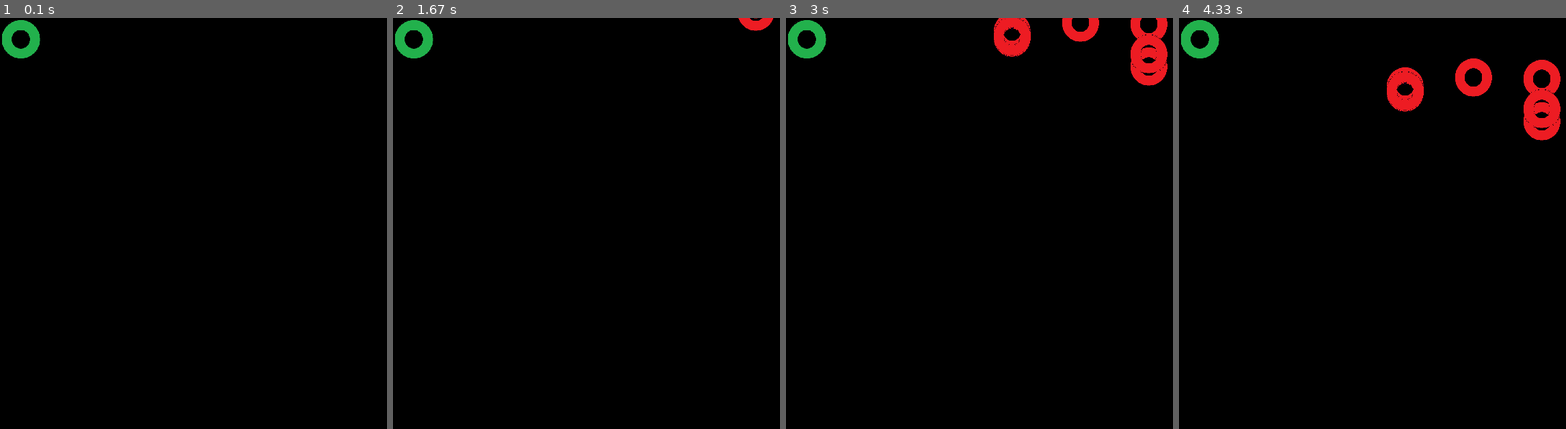
Above: before the commit, frames 1-4 (left to right).
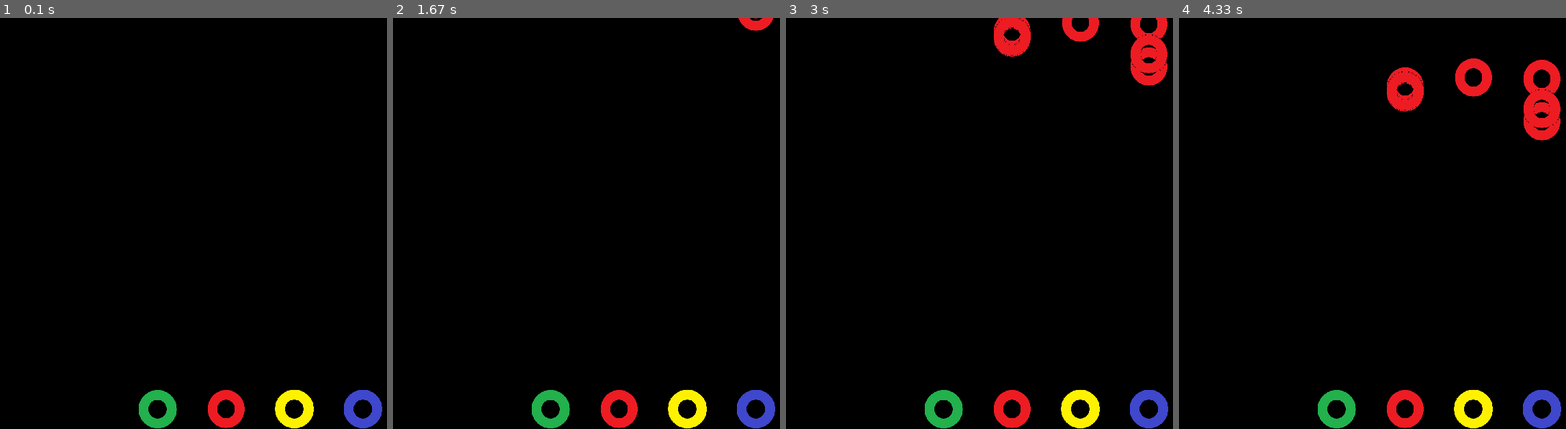
Above: after the commit, the same moments.

Repository: romulofff/gym-hero
Game: pygame game, started from src/game.py
Same seed, same stepped clock (60 frames per second), same inputs: the game is played once before the commit and once after it.
Inputs:
- Up to frame 1 (0.1 s): no input
- Up to frame 2 (1.67 s): no input
- Up to frame 3 (3 s): no input
- Up to frame 4 (4.33 s): no input

The runs differ from the first frame. In frame 1, 2.8% of the frame differs, in the area x 0-99%, y 0-100%; in frame 2, 2.8%; in frame 3, 2.8%; in frame 4, 2.8%.

Commit message:
Creating Frets

Diff:
--- a/src/game.py
+++ b/src/game.py
@@ -23,16 +23,35 @@
         super().__init__()
 
         self.image = img
-        self.image.set_colorkey((0,0,0))
+        self.image.set_colorkey((0, 0, 0))
         self.image = pygame.transform.scale(self.image, (60, 60))
         self.rect = self.image.get_rect()
         # print(self.rect)
 
     def update(self):
         self.rect.y += 1
-        if self.rect.y > screen_height:
-            print("KILLING")
+        if self.rect.y > screen_height + 60:
             self.kill()
+
+
+class Fret(pygame.sprite.Sprite):
+    def __init__(self, img, imgX, imgY, color):
+        super().__init__()
+
+        self.image = img
+        self.image.set_colorkey((0, 0, 0))
+        self.image = pygame.transform.scale(self.image, (60, 60))
+        self.rect = self.image.get_rect()
+        self.rect.y = 540
+        if color.lower() == 'green':
+            self.rect.x = 200
+        if color.lower() == 'red':
+            self.rect.x = 300
+        if color.lower() == 'yellow':
+            self.rect.x = 400
+        if color.lower() == 'blue':
+            self.rect.x = 500
+
 
 pygame.init()
 screen_width = 800
@@ -62,8 +81,26 @@
 # GreenFret
 greenImg = pygame.image.load(
     path.join('..', 'assets', 'greenbutton.png')).convert()
-redFret = Note(greenImg, 100, 400)
+greenFret = Fret(greenImg, 100, 400, 'green')
+all_sprites_list.add(greenFret)
+
+# RedFret
+redImg = pygame.image.load(
+    path.join('..', 'assets', 'redbutton.png')).convert()
+redFret = Fret(redImg, 100, 400, 'red')
 all_sprites_list.add(redFret)
+
+# YellowFret
+yellowImg = pygame.image.load(
+    path.join('..', 'assets', 'yellowbutton.png')).convert()
+yellowFret = Fret(yellowImg, 100, 400, 'yellow')
+all_sprites_list.add(yellowFret)
+
+# BlueFret
+blueImg = pygame.image.load(
+    path.join('..', 'assets', 'bluebutton.png')).convert()
+blueFret = Fret(blueImg, 100, 400, 'blue')
+all_sprites_list.add(blueFret)
 
 # Game Loop
 clock = pygame.time.Clock()
@@ -73,15 +110,15 @@
     for event in pygame.event.get():
         if event.type == pygame.QUIT:
             done = True
-        if event.type == pygame.KEYDOWN:
-            if event.key == pygame.K_DOWN:
-                redFret.rect.x += 10
-            if event.key == pygame.K_UP:
-                redFret.rect.y += 10
+        # if event.type == pygame.KEYDOWN:
+        #     if event.key == pygame.K_DOWN:
+        #         redFret.rect.x += 10
+        #     if event.key == pygame.K_UP:
+        #         redFret.rect.y += 10
 
     screen.fill((0, 0, 0))
 
-    notes_hit_list = pygame.sprite.spritecollide(redFret, note_list, False)
+    notes_hit_list = pygame.sprite.spritecollide(redFret, note_list, True)
     if len(notes_hit_list) > 0:
         print(notes_hit_list)
     note_list.update()
